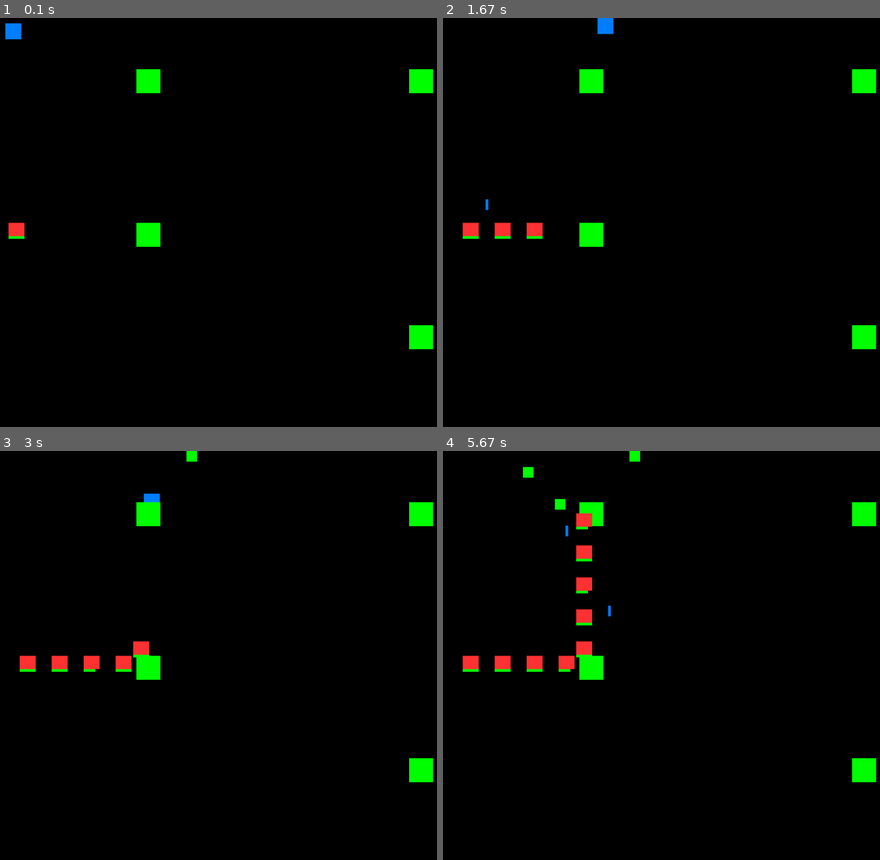
Above: before the commit, frames 1-4 (two rows, left to right).
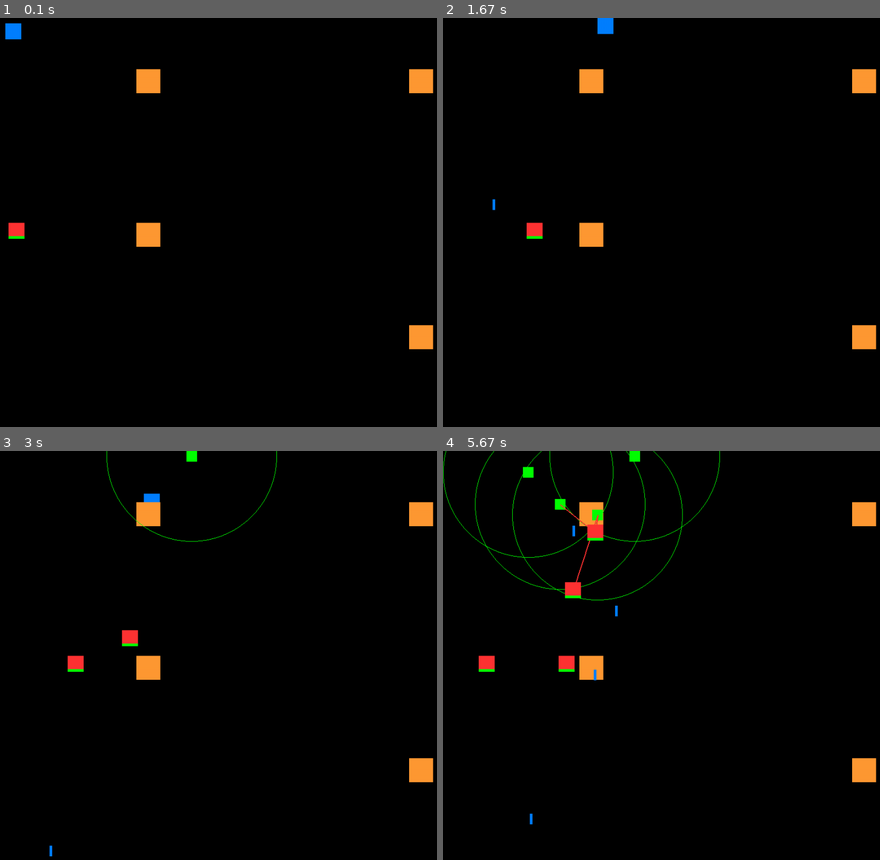
Above: after the commit, the same moments.

Repository: JasZhe/Tower-Defense
Game: pygame game, started from game.py
The game is run twice, just before and just after one commit, with the same random seed, the same clock (stepped at 60 frames per second) and the same inputs. The source is Python 2; it was converted automatically to run under Python 3.
Inputs:
- Up to frame 1 (0.1 s): no input
- Up to frame 2 (1.67 s): hold Space 0.33-0.8 s; hold Right 0.33-0.8 s; hold Right 0.83-1.3 s; hold Up 1.33-1.63 s
- Up to frame 3 (3 s): hold Right 1.67-2.13 s; tap T at 1.82 s; hold Left 2.17-2.7 s; hold Down from 2.73 s (still down)
- Up to frame 4 (5.67 s): release Down at 3.03 s; hold Left 3.07-3.47 s; tap T at 3.22, 3.65, 5.12 s; hold Up 3.5-3.87 s; tap Space at 3.57, 3.97, 4.27, 4.63, 5.03, 5.33, 5.53 s; hold Right 3.9-4.53 s; hold Down 4.57-4.93 s; hold Left 4.97-5.43 s; hold Right from 5.47 s (still down)

The runs differ from the first frame. In frame 1, 1.3% of the frame differs, in the area x 31-100%, y 12-82%; in frame 2, 1.7%; in frame 3, 2.5%; in frame 4, 3.6%, in the area x 0-100%, y 0-92%.

Commit message:
Added circles to indicate range on towers Towers will now track enemies that are in its range

Diff:
--- a/game.py
+++ b/game.py
@@ -1,4 +1,5 @@
 import pygame, sys
+import math
 
 # Need to implement:
 #
@@ -102,10 +103,10 @@
 
 class Bullet(object):
 
-    def __init__(self, speed, pos, colour, screen_height):
+    def __init__(self, speed, pos, colour, screen_height, width = 5, height = 20):
         self.speed = speed
         # Inital position of the bullet ie. where the player made the shot
-        self.body = pygame.Rect(pos, (5, 20))
+        self.body = pygame.Rect(pos, (width, height))
         self.colour = colour
         self.screen_height = screen_height
 
@@ -164,7 +165,7 @@
 # enemy stuff
 enemy_list = []
 counter = 0
-spawn_rate = 20
+spawn_rate = 50
 enemy_size = (30, 30)
 enemy_start = (10, height / 2)
 
@@ -195,7 +196,11 @@
 tower_damage = {GREEN : 5}
 tower_cost = {GREEN : 10}
 tower_size = {GREEN : (20, 20)}
-tower_range = {GREEN : 20}
+tower_range = {GREEN : 160}
+
+# Functions
+def distance (p1, p2):
+    return math.sqrt((p1[0] - p2[0])**2 +(p1[1] - p2[1])**2)
 
 while True:
     for event in pygame.event.get():
@@ -205,14 +210,13 @@
     # Every clock update the counter will increment by one, when spawn_rate
     # ticks have passed an enemy will spawn.
     if counter % spawn_rate == 0:
-
         enemy_list.append(Enemy(pygame.Rect(enemy_start, enemy_size), RED,
-        	enemy_speed, width, height))
-
-	for enemy in enemy_list:
-		for turn in enemy_turn_list:
-			if enemy.body.colliderect(turn[0]):
-				enemy.speed = turn[1]
+                                enemy_speed, width, height))
+
+    for enemy in enemy_list:
+        for turn in enemy_turn_list:
+            if enemy.body.colliderect(turn[0]):
+                enemy.speed = turn[1]
 
     pressed = pygame.key.get_pressed()
     if pressed[pygame.K_UP]:
@@ -227,7 +231,7 @@
     if pressed[pygame.K_SPACE]:
         now = pygame.time.get_ticks()
         if now - last_shot >= SHOT_DELAY:
-            bullet_list.append(Bullet(bullet_speed,(player.body.x, player.body.y), BLUE, height))
+            bullet_list.append(Bullet(bullet_speed,((2 * player.body.x + player.body.width)/2 - 5/2, player.body.y), BLUE, height))
             last_shot = now
 
     if pressed[pygame.K_t]:
@@ -248,10 +252,18 @@
     # This loop is just used to draw the blocks used to signal turns for the enemies
     # comment out this loop when it's not needed anymore
     for turn in enemy_turn_list:
-        pygame.draw.rect(screen, GREEN, turn[0])
+        pygame.draw.rect(screen, ORANGE, turn[0])
 
     for tower in tower_list:
         pygame.draw.rect(screen, tower.type, tower.body)
+        # Tower range
+        tower_pos = (round((2 * tower.body.x + tower.body.width)/2) , round((2 * tower.body.y + tower.body.height)/2))
+        pygame.draw.circle(screen, GREEN, (round((2 * tower.body.x + tower.body.width)/2) ,round((2 * tower.body.y + tower.body.height)/2)), tower.max_range,1)
+        for enemy in enemy_list:
+            enemy_pos = ((2 * enemy.body.x + enemy.body.width)/2, (2 * enemy.body.y + enemy.body.height)/2)
+            if distance(tower_pos, enemy_pos) <= tower.max_range:
+                # draws line to indicate hit for now
+                pygame.draw.lines(screen, RED, False, [tower_pos, enemy_pos], 2)
 
         # If the bullet leaves the screen then stop drawing the current bullet
         # and allow the player to make a new shot
